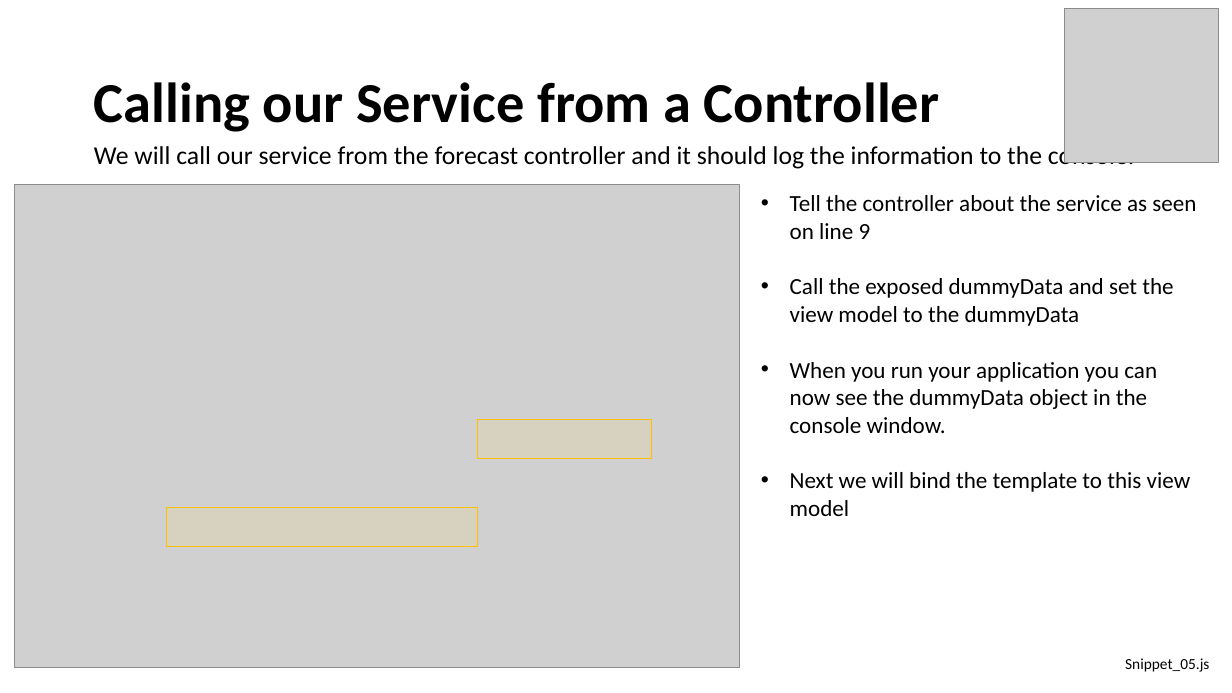
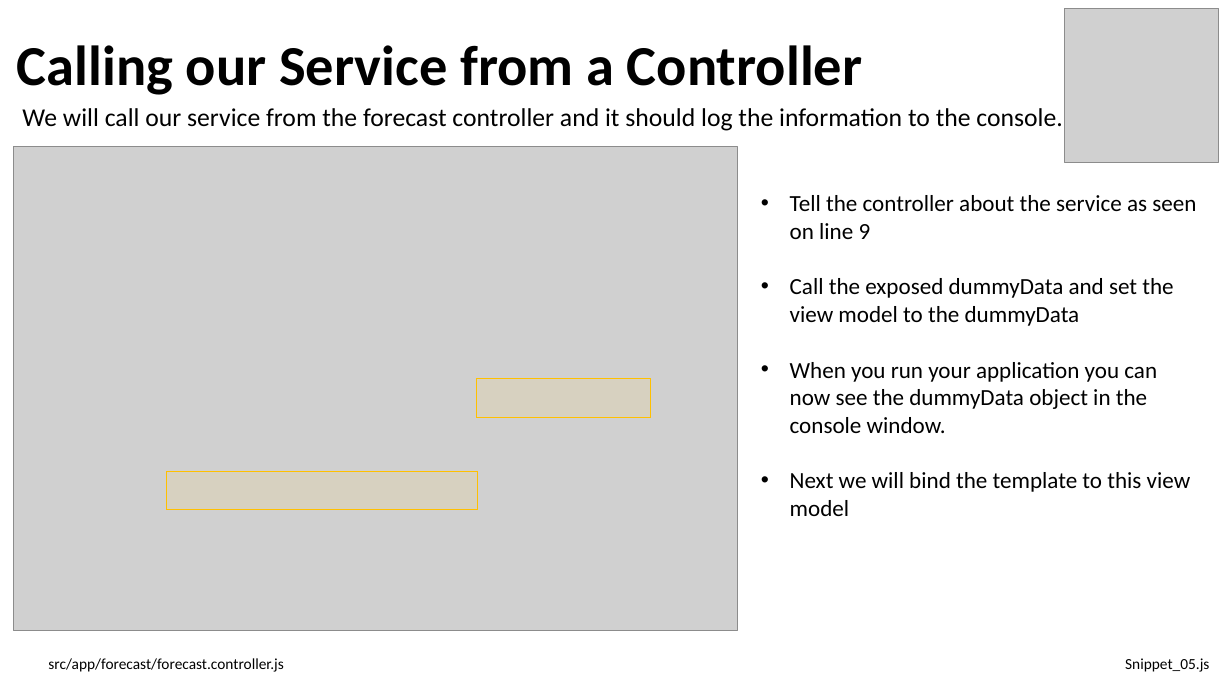
Before and after one commit to weiljx/weatherNg, a slide deck: slide 15 of Getting Started with Angular.pptx. Drawn at 1232x693 pixels with LibreOffice and Linux fonts; fonts in the diff are those of the drawing; grey boxes stand for pictures. Boxes give left, top, right and bottom in pixels: in the first picture for what was removed or moved away, otherwise in the second. Text is boxed around its words. In the diff, an @@ line names an element or a change of style, - is before the commit and + after.

```diff
--- a/Getting Started with Angular.pptx
+++ b/Getting Started with Angular.pptx
@@ title "Calling our Service from a ...": place and size @@
-title "Calling our Service from a ..." at box(94, 82, 939, 132)
+title "Calling our Service from a ..." at box(17, 45, 862, 95)
@@ text "We will call our service ..." rewrapped from box(94, 143, 1134, 170) to box(22, 108, 1062, 131) @@
@@ picture: place and size @@
-picture at box(15, 184, 739, 668)
+picture at box(13, 147, 738, 631)
@@ rectangle: place and size @@
-rectangle at box(477, 420, 651, 458)
+rectangle at box(477, 379, 651, 418)
@@ rectangle: place and size @@
-rectangle at box(166, 507, 477, 546)
+rectangle at box(166, 471, 477, 510)
@@ text added at box(48, 658, 283, 672), 12 pt, text #000000 @@
+src/app/forecast/forecast.controller.js
```
Also in this commit, not shown: 12 other slides changed, 10 other files.
